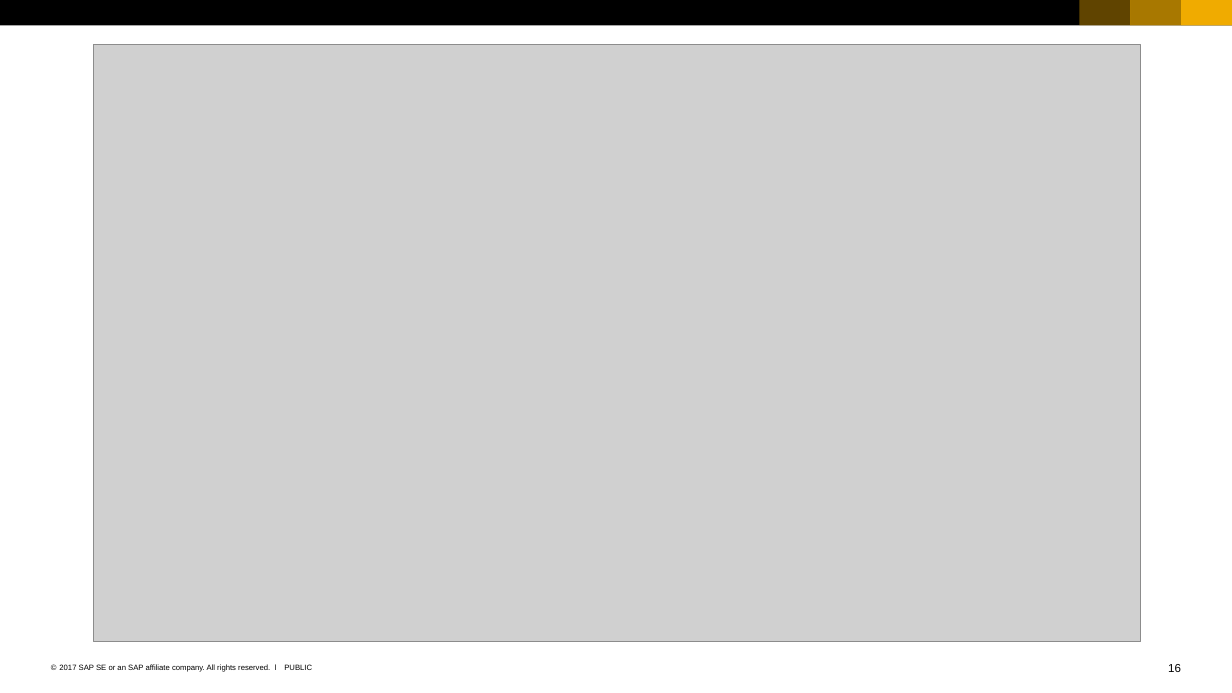
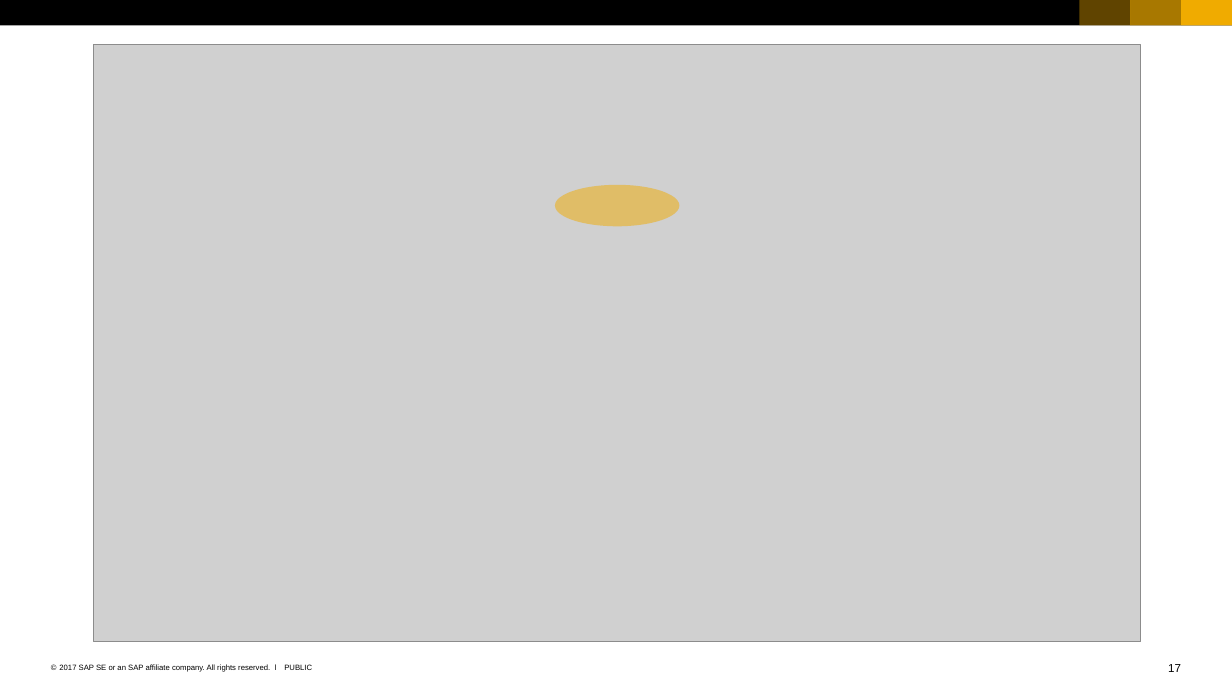
Before and after one commit to qianyilun/workload-calculator, a slide deck: slide 17 of SAP_2017_16x9_black_and_white.pptx (slide 16 before the commit). Drawn at 1232x693 pixels with LibreOffice and Linux fonts; fonts in the diff are those of the drawing; grey boxes stand for pictures. Boxes give left, top, right and bottom in pixels: in the first picture for what was removed or moved away, otherwise in the second. Text is boxed around its words. In the diff, an @@ line names an element or a change of style, - is before the commit and + after.

```diff
--- a/SAP_2017_16x9_black_and_white.pptx
+++ b/SAP_2017_16x9_black_and_white.pptx
@@ ellipse added at box(555, 185, 680, 226), fill #F0AB00 at 50% opacity @@
@@ page number at box(1168, 664, 1181, 672): text changed @@
-16
+17
```
Also in this commit, not shown: 5 other slides changed, 4 slides added.
